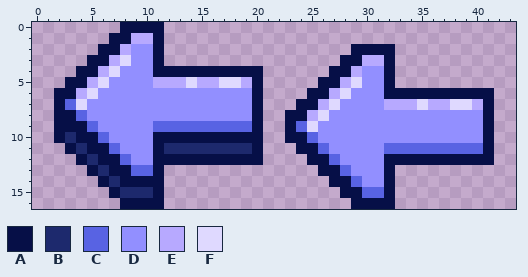
Two states of a pixel-art sprite, Sprites/flechatuto_izquierdal.png. This is how it looked before the edit.
The file is 44x17 pixels.
Palette (. is transparent): A #060f47  B #1d296d  C #5863e3  D #928fff  E #b7a9ff  F #dfd9ff
Pixels before, first column x 2:
 0 ......AAAA..............................
 1 .....AAEEA..............................
 2 ....AAEDDA.................AAAA.........
 3 ...AAEFDDA................AAEEA.........
 4 ..AAEFDDDAAAAAAAAAA......AAEDDA.........
 5 .AAEFDDDDEEEFEEFFEA.....AAEFDDA.........
 6 AAEFDDDDDDDDDDDDDDA....AAEFDDDAAAAAAAAAA
 7 ACFDDDDDDDDDDDDDDDA...AAEFDDDDEEEFEEFFEA
 8 AACDDDDDDDDDDDDDDDA..AAEFDDDDDDDDDDDDDDA
 9 AAACDDDDDCCCCCCCCCA..ACFDDDDDDDDDDDDDDDA
10 ABAACDDDDAAAAAAAAAA..AACDDDDDDDDDDDDDDDA
11 .ABAACDDDABBBBBBBBA...AACDDDDDCCCCCCCCCA
12 ..ABAACDDAAAAAAAAAA....AACDDDDAAAAAAAAAA
13 ...ABAACCA..............AACDDDA.........
14 ....ABAAAA...............AACDDA.........
15 .....ABBBA................AACCA.........
16 ......AAAA.................AAAA.........
New version:
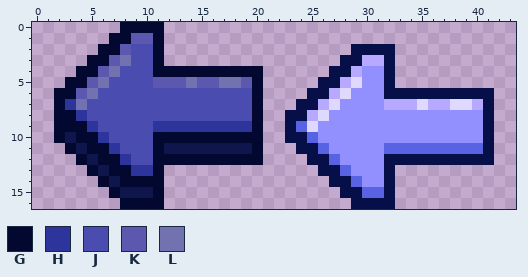
Colours new in this view: G #030831  H #2d349c  J #4b4caf  K #5d58af  L #7172af
Change:
Colour B changes from #1d296d to #0f164b.
The author changed colour A to colour G in row 0 at x 8 to 11; in row 1 at x 7 to 8 and 11; in row 2 at x 6 to 7 and 11; in row 3 at x 5 to 6 and 11; in row 4 at x 4 to 5 and 11 to 20; in row 5 at x 3 to 4 and 20.
The author changed colour A to colour G in row 6 at x 2 to 3 and 20; in row 7 at x 2 and 20; in row 8 at x 2 to 3 and 20; in row 9 at x 2 to 4 and 20; in row 10 at x 2, 4 to 5 and 11 to 20; in row 11 at x 3, 5 to 6, 11 and 20.
The author changed colour A to colour G in row 12 at x 4, 6 to 7 and 11 to 20; in row 13 at x 5, 7 to 8 and 11; in row 14 at x 6 and 8 to 11; in row 15 at x 7 and 11; in row 16 at x 8 to 11.
The author changed colour C to colour H in row 7 at x 3; in row 8 at x 4; in row 9 at x 5 and 11 to 19; in row 10 at x 6; in row 11 at x 7; in row 12 at x 8.
The author changed colour C to colour H in row 13 at x 9 to 10.
The author changed colour D to colour J in rows 2 to 3 at x 9 to 10; in row 4 at x 8 to 10; in row 5 at x 7 to 10; in row 6 at x 6 to 19; in rows 7 to 8 at x 5 to 19; in row 9 at x 6 to 10.
The author changed colour D to colour J in row 10 at x 7 to 10; in row 11 at x 8 to 10; in row 12 at x 9 to 10.
The author changed colour E to colour K in row 1 at x 9 to 10; in row 2 at x 8; in row 3 at x 7; in row 4 at x 6; in row 5 at x 5, 11 to 13, 15 to 16 and 19; in row 6 at x 4.
The author changed colour F to colour L in row 3 at x 8; in row 4 at x 7; in row 5 at x 6, 14 and 17 to 18; in row 6 at x 5; in row 7 at x 4.
